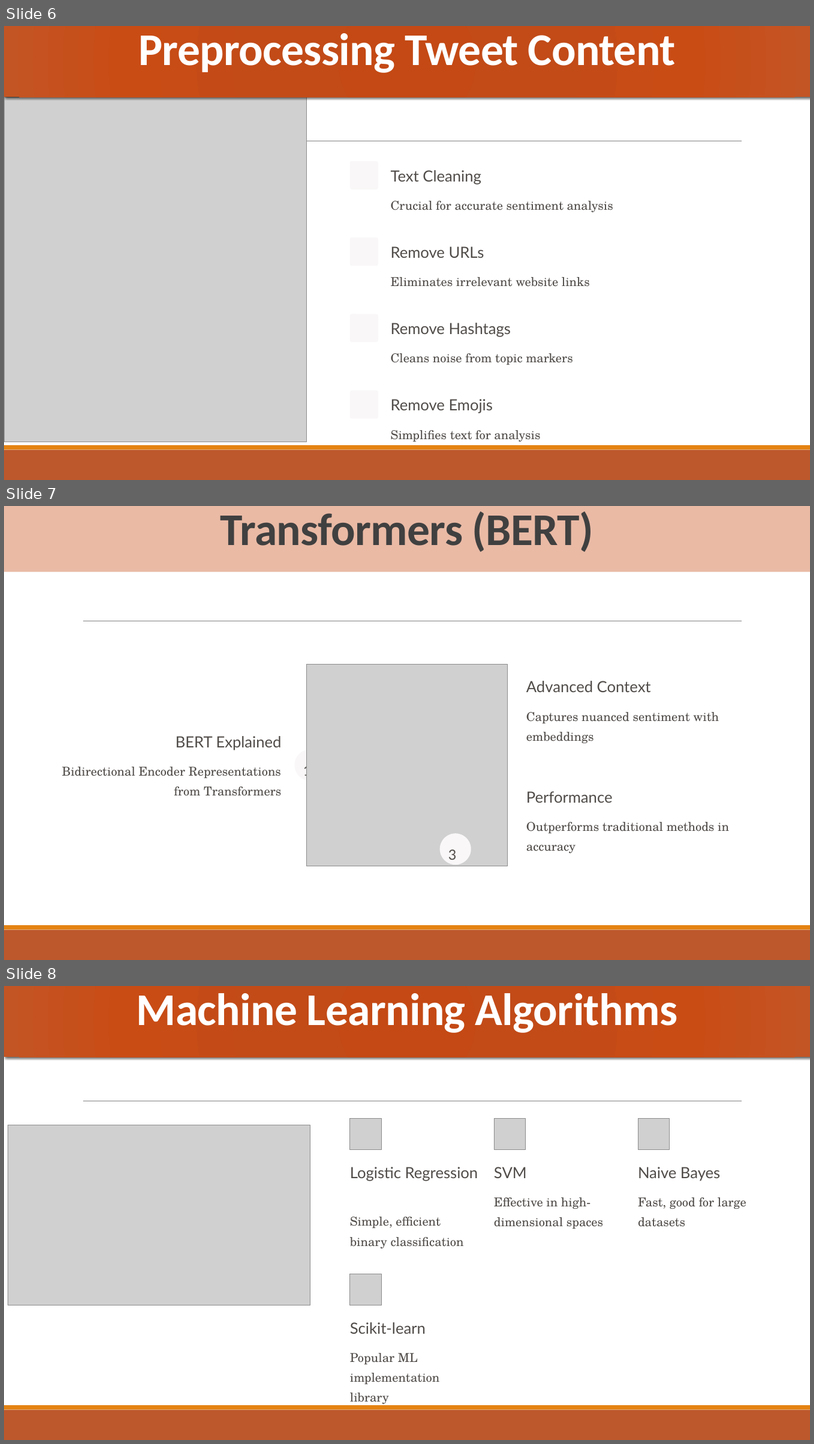
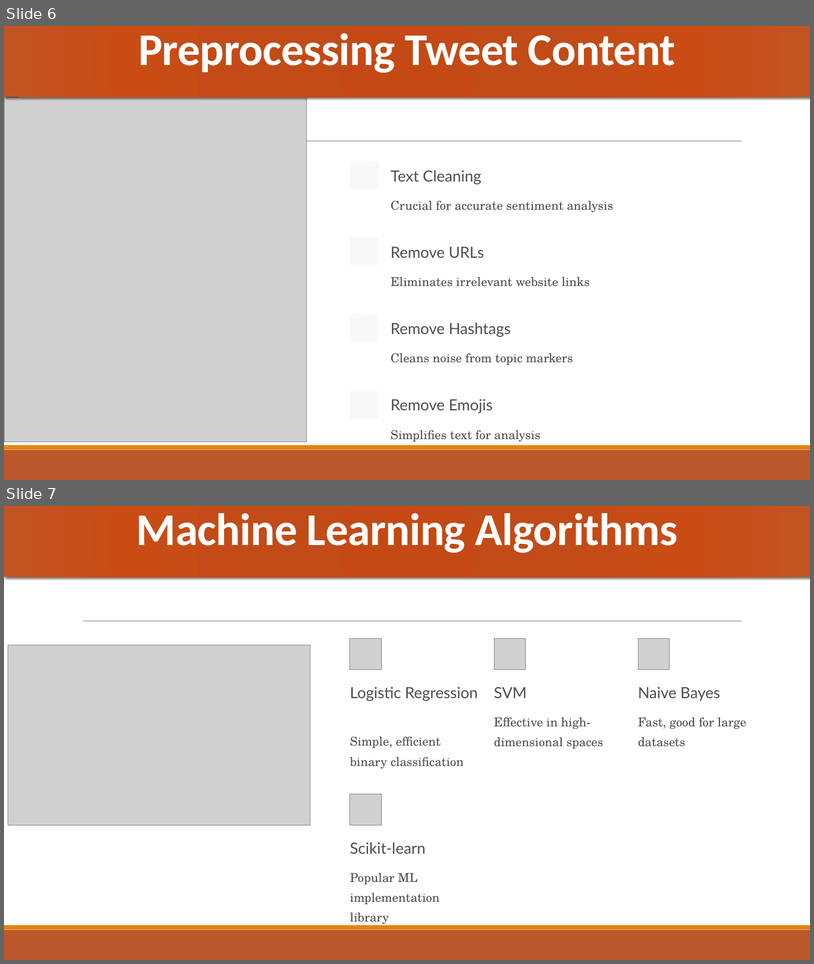
Before and after one commit to kietmcaproject/AI_AI101B_2024-25, a slide deck: GC-03 Sentiment Analysis Of Twitter Data/AI.pptx. Shown one above the other, each under a label of ours: slides 6, 7 and 8 before the commit, slides 6 and 7 after it. The pictures are 814x1444 and 814x964 pixels, drawn with LibreOffice and Linux fonts; fonts in the diff are those of the drawing; grey boxes stand for pictures. Boxes give left, top, right and bottom in pixels: in the first picture for what was removed or moved away, otherwise in the second. Text is boxed around its words. In the diff, an @@ line names an element or a change of style, - is before the commit and + after.

```diff
--- a/GC-03 Sentiment Analysis Of Twitter Data/AI.pptx
+++ b/GC-03 Sentiment Analysis Of Twitter Data/AI.pptx
@@ slide 7 removed at bbox=[4, 506, 810, 960], background #FFFFFF; not listed: 3 template elements that a slide beside it also shows @@
@@ rectangle removed at bbox=[4, 506, 810, 572] @@
-Transformers (BERT)
@@ picture removed at bbox=[306, 664, 507, 865] @@
@@ text removed at bbox=[527, 681, 651, 692] @@
-Advanced Context
@@ text removed at bbox=[527, 712, 719, 743] @@
-Captures nuanced sentiment with embeddings
@@ text removed at bbox=[176, 736, 282, 750] @@
-BERT Explained
@@ rounded rectangle removed at bbox=[295, 750, 326, 781] @@
@@ text removed at bbox=[62, 766, 281, 796] @@
-Bidirectional Encoder Representations from Transformers
@@ text removed at bbox=[303, 763, 312, 778] @@
-1
@@ text removed at bbox=[527, 791, 613, 802] @@
-Performance
@@ text removed at bbox=[527, 822, 729, 853] @@
-Outperforms traditional methods in accuracy
@@ rounded rectangle removed at bbox=[440, 833, 471, 864] @@
@@ text removed at bbox=[449, 849, 457, 859] @@
-3
@@ what was slide 8 is now slide 7 @@
```
Also in this commit, not shown: 4 slides changed, 2 other slides removed.
